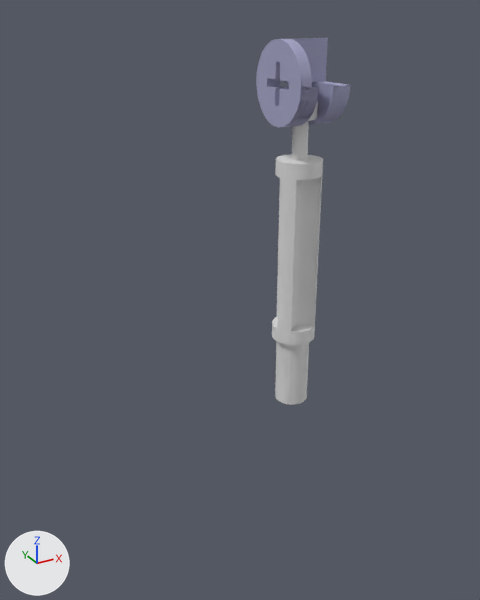
What one commit did to the glTF model docs-sphinx/_static/iframes/easy-install/connected_catalogue.gltf.
Before and after are seen from a 50 mm camera at (-0.0348, -0.0705, 0.05) aimed at (0.0022, -0.0031, 0.0163). The axes (+X, +Y, +Z) are drawn at lower left. The lights are the same throughout. Where no turn or scale is listed for an object, it has been applied to the vertices.

In view in the first picture: 'connected_catalogue.fastener.anchor', 'connected_catalogue.panel1', 'connected_catalogue.panel2'.
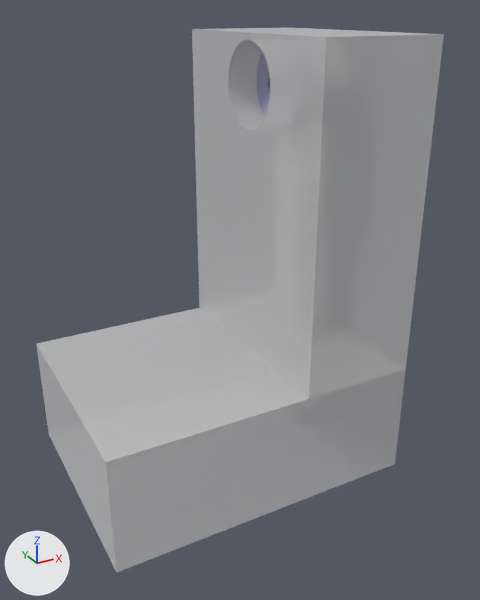
The change in detail:
In material 'Material_0' (mat_material_0), alpha goes from 0.0 to 0.5.
In material 'Material_1' (mat_material_1), alpha goes from 0.0 to 0.5.

What differs and where, as boxes (x1, y1, x2, y2) in the pictures (480 x 600 px):
'connected_catalogue.panel2', surface changed
    both: (192, 28, 444, 399)
'connected_catalogue.panel1', surface changed
    both: (36, 308, 406, 572)
